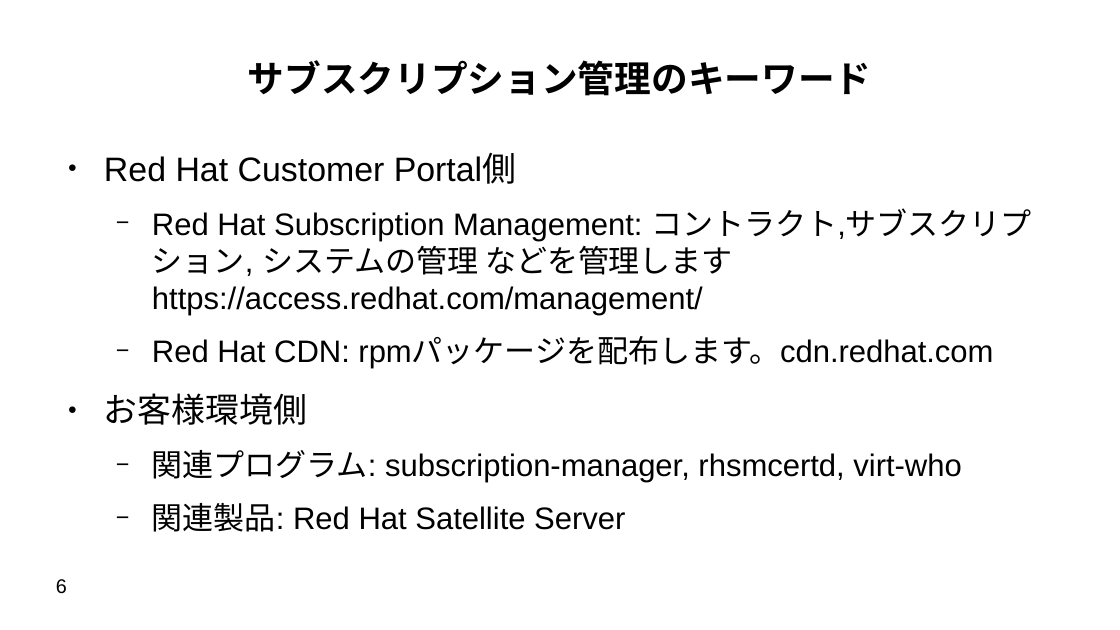
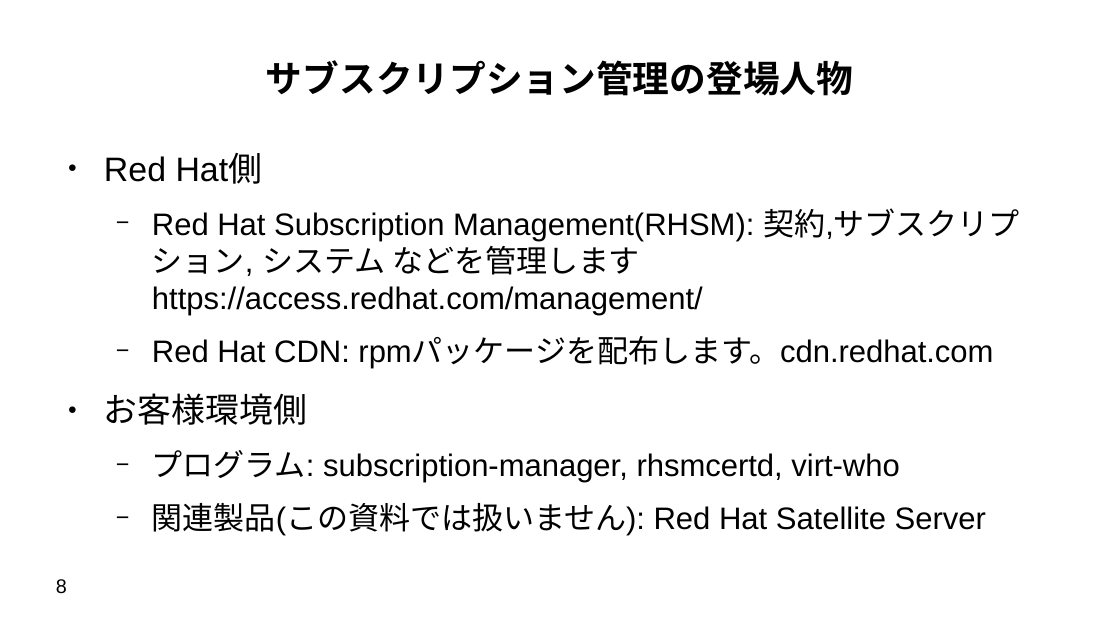
Before and after one commit to moriwaka/moriwaka.github.io, a slide deck: slide 8 of Presentation/RHEL/beginner/rhel-subscription.odp (slide 6 before the commit). Drawn at 1120x630 pixels with LibreOffice and Linux fonts; fonts in the diff are those of the drawing. Boxes give left, top, right and bottom in pixels: in the first picture for what was removed or moved away, otherwise in the second. Text is boxed around its words. In the diff, an @@ line names an element or a change of style, - is before the commit and + after.

Commit message:
add license update rhel-subscription

```diff
--- a/Presentation/RHEL/beginner/rhel-subscription.odp
+++ b/Presentation/RHEL/beginner/rhel-subscription.odp
@@ title at bbox=[266, 60, 853, 96]: text changed @@
-サブスクリプション管理のキーワード
+サブスクリプション管理の登場人物
@@ text at bbox=[104, 154, 1020, 315]: text changed @@
-● Red Hat Customer Portal側
-  − Red Hat Subscription Management: コントラクト,サブスクリプション, システムの管理 などを管理します
-    https://access.redhat.com/management/
+● Red Hat側
+  − Red Hat Subscription Management(RHSM): 契約,サブスクリプション, システム などを管理します
+    https://access.redhat.com/management/
@@ text at bbox=[152, 450, 986, 536]: text changed @@
-  − 関連プログラム: subscription-manager, rhsmcertd, virt-who
-  − 関連製品: Red Hat Satellite Server
+  − プログラム: subscription-manager, rhsmcertd, virt-who
+  − 関連製品(この資料では扱いません): Red Hat Satellite Server
@@ page number at bbox=[56, 579, 67, 594]: text changed @@
-6
+8
```
Also in this commit, not shown: 13 other slides changed, 2 slides added, 1 slide removed, 2 other files.
